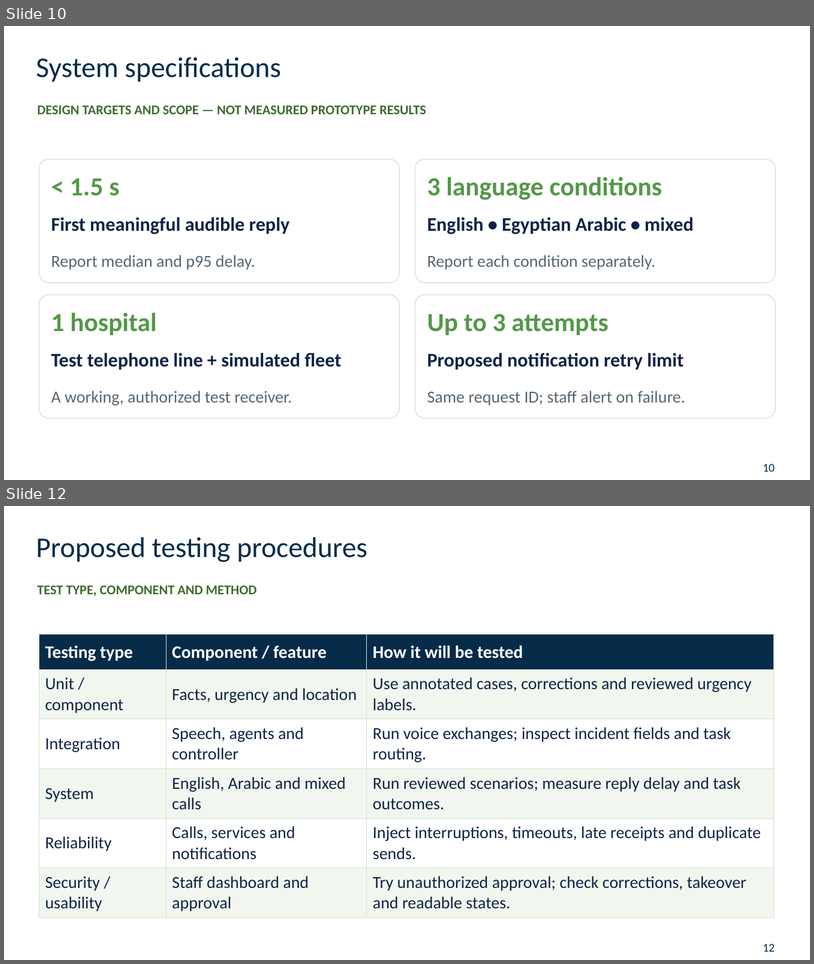
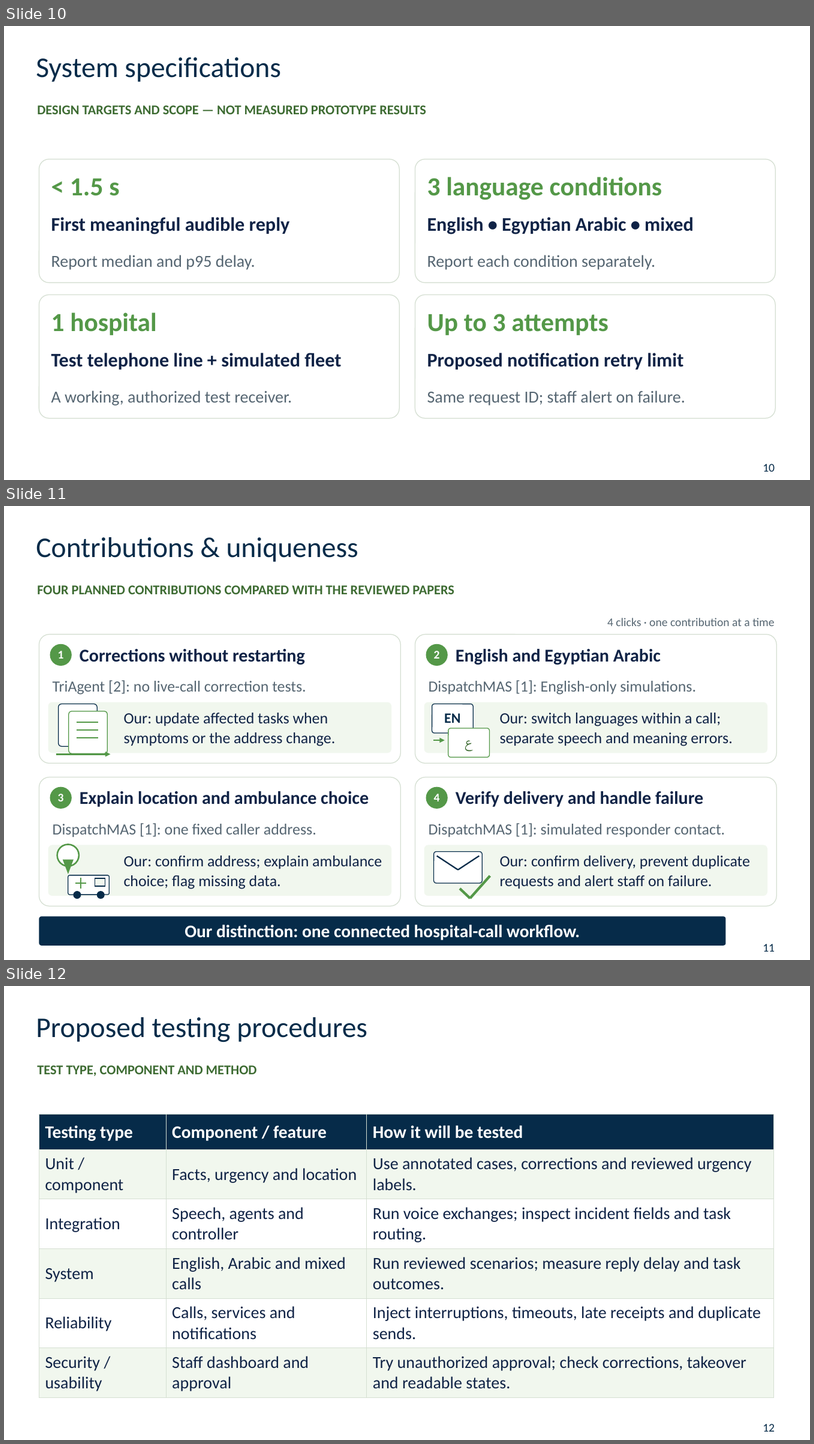
Before and after one commit to 3bdoo04/Uni-Grad, a slide deck: Review/Presentation/Uni-Grad - Midterm Presentation.pptx. Shown one above the other, each under a label of ours: slides 10 and 12 before the commit, slides 10, 11 and 12 after it; the slides between them are not shown. The pictures are 814x964 and 814x1444 pixels, drawn with LibreOffice and Linux fonts; fonts in the diff are those of the drawing; background and template pictures are left out. Boxes give left, top, right and bottom in pixels: in the first picture for what was removed or moved away, otherwise in the second. Text is boxed around its words. In the diff, an @@ line names an element or a change of style, - is before the commit and + after.

```diff
--- a/Review/Presentation/Uni-Grad - Midterm Presentation.pptx
+++ b/Review/Presentation/Uni-Grad - Midterm Presentation.pptx
@@ slide 11 added at box(4, 506, 810, 960), background #FFFFFF @@
@@ text added at box(36, 537, 359, 562), 34 pt, text #062B49 @@
+Contributions & uniqueness
@@ text added at box(37, 585, 455, 594), 16 pt, text #3D6B32, bold @@
+FOUR PLANNED CONTRIBUTIONS COMPARED WITH THE REVIEWED PAPERS
@@ text added at box(608, 618, 774, 626), 14 pt, text #566672 @@
+4 clicks · one contribution at a time
@@ group added at box(39, 634, 401, 763): 4 rounded rectangles, 4 texts, 3 lines, 1 ellipse, 1 arrow @@
+1
+Corrections without restarting
+TriAgent [2]: no live-call correction tests.
+Our: update affected tasks when symptoms or the address change.
@@ group added at box(416, 634, 777, 763): 6 texts, 4 rounded rectangles, 1 ellipse, 1 arrow @@
+2
+English and Egyptian Arabic
+DispatchMAS [1]: English-only simulations.
+EN
+ع
+Our: switch languages within a call; separate speech and meaning errors.
@@ group added at box(39, 777, 401, 906): 4 ellipses, 4 texts, 3 rounded rectangles, 2 lines, 1 triangle, 1 rectangle @@
+3
+Explain location and ambulance choice
+DispatchMAS [1]: one fixed caller address.
+Our: confirm address; explain ambulance choice; flag missing data.
@@ group added at box(416, 777, 777, 906): 4 texts, 4 lines, 3 rounded rectangles, 1 ellipse @@
+4
+Verify delivery and handle failure
+DispatchMAS [1]: simulated responder contact.
+Our: confirm delivery, prevent duplicate requests and alert staff on failure.
@@ rounded rectangle added at box(39, 916, 726, 945), fill #062B49 @@
@@ text added at box(185, 924, 580, 940), 21 pt, text #FFFFFF, bold @@
+Our distinction: one connected hospital-call workflow.
@@ text added at box(763, 943, 775, 951), 14 pt, text #062B49 @@
+11
```
Also in this commit, not shown: 1 slide removed, 21 other files.
